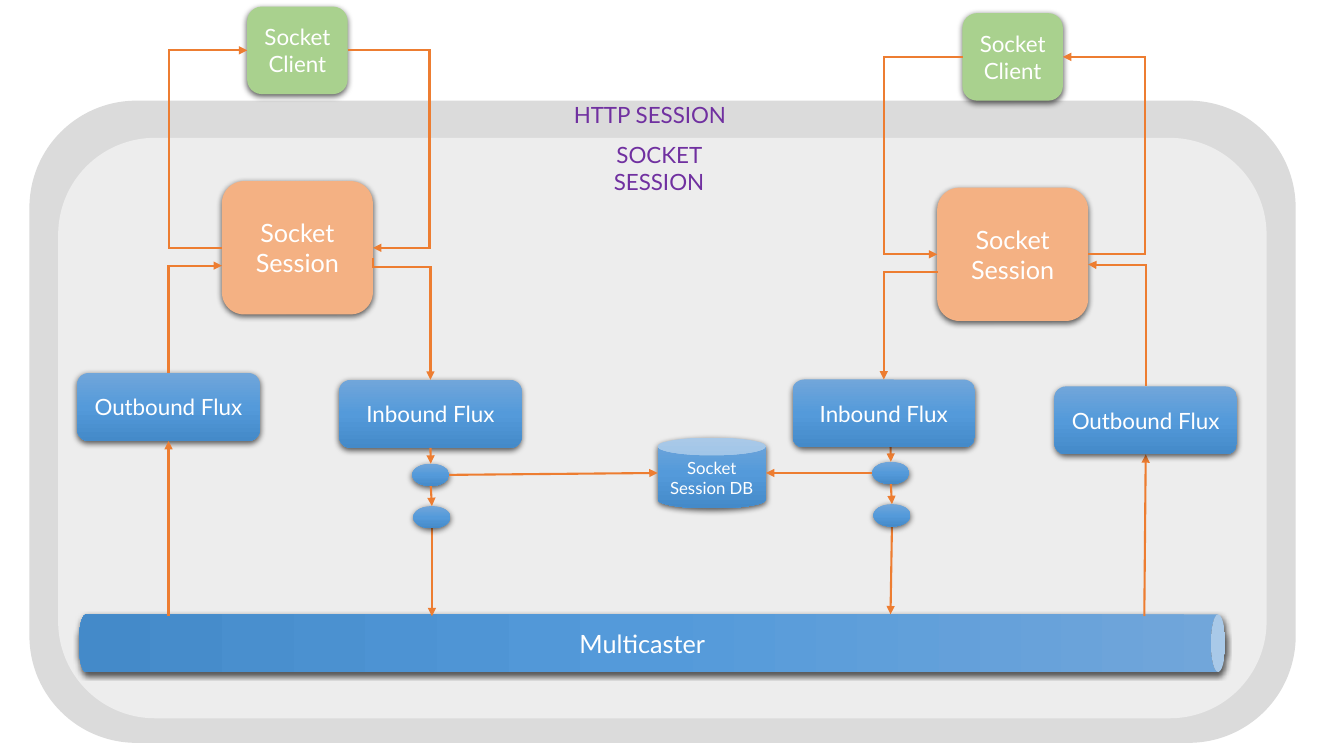
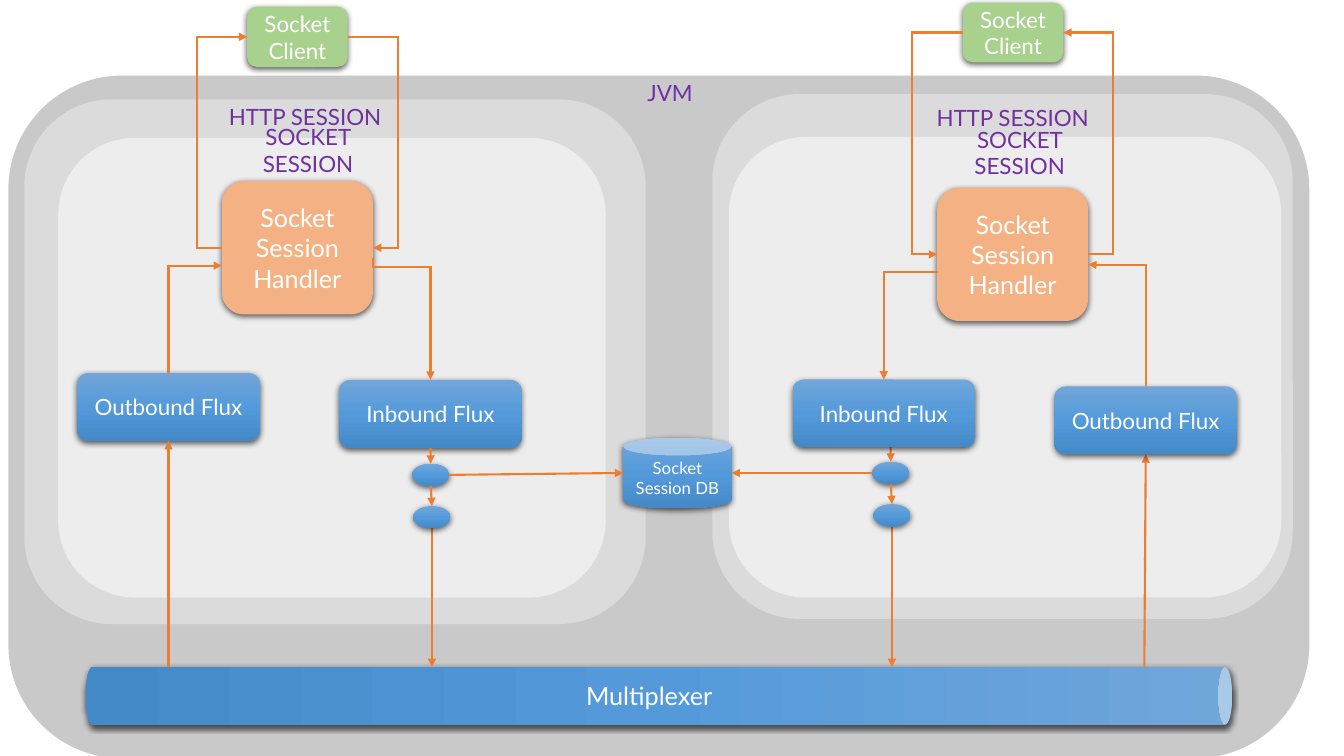
Before and after one commit to kapilraina/websockets, a slide deck: slide 8 of designs.pptx (slide 7 before the commit). Drawn at 1344x756 pixels with LibreOffice and Linux fonts; fonts in the diff are those of the drawing. Boxes give left, top, right and bottom in pixels: in the first picture for what was removed or moved away, otherwise in the second. Text is boxed around its words. In the diff, an @@ line names an element or a change of style, - is before the commit and + after.

```diff
--- a/designs.pptx
+++ b/designs.pptx
@@ rounded rectangle "Socket Client": place and size @@
-rounded rectangle "Socket Client" at box(247, 7, 348, 95)
+rounded rectangle "Socket Client" at box(247, 7, 348, 68)
@@ rounded rectangle "Socket Client": place and size @@
-rounded rectangle "Socket Client" at box(963, 13, 1064, 101)
+rounded rectangle "Socket Client" at box(963, 3, 1064, 63)
@@ elbow arrow moved from (222, 248) - (247, 50) to (222, 248) - (247, 37) @@
@@ elbow arrow moved from (348, 50) - (373, 248) to (348, 37) - (373, 248) @@
@@ elbow arrow moved from (938, 254) - (963, 56) to (938, 254) - (963, 32) @@
@@ elbow arrow moved from (1064, 56) - (1089, 254) to (1064, 32) - (1089, 254) @@
@@ rounded rectangle added at box(8, 76, 1310, 756), fill #C9C9C9 @@
@@ pill shape added at box(574, 82, 767, 105), 16 pt, text #7030A0 @@
+JVM
@@ rounded rectangle: place and size @@
-rounded rectangle at box(29, 101, 1296, 743)
+rounded rectangle at box(24, 100, 645, 625)
@@ pill shape "HTTP SESSION": place and size @@
-pill shape "HTTP SESSION" at box(554, 103, 747, 126)
+pill shape "HTTP SESSION" at box(209, 105, 402, 128)
@@ rounded rectangle added at box(713, 94, 1294, 619), fill #DBDBDB @@
@@ pill shape added at box(917, 106, 1110, 129), 16 pt, text #7030A0 @@
+HTTP SESSION
@@ rounded rectangle: place and size @@
-rounded rectangle at box(58, 138, 1267, 719)
+rounded rectangle at box(58, 138, 606, 598)
@@ pill shape "SOCKET SESSION": place and size @@
-pill shape "SOCKET SESSION" at box(553, 155, 766, 181)
+pill shape "SOCKET SESSION" at box(202, 137, 415, 163)
@@ rounded rectangle added at box(729, 137, 1281, 598), fill #EDEDED @@
@@ pill shape added at box(913, 139, 1127, 165), 16 pt, text #7030A0 @@
+SOCKET SESSION
@@ text in rounded rectangle at box(253, 208, 341, 288): text changed @@
-Socket Session
+Socket Session Handler
@@ text in rounded rectangle at box(969, 215, 1057, 294): text changed @@
-Socket Session
+Socket Session Handler
@@ arrow moved from (168, 616) - (168, 441) to (168, 667) - (168, 441) @@
@@ cylinder "Socket Session DB": place and size @@
-cylinder "Socket Session DB" at box(657, 438, 766, 508)
+cylinder "Socket Session DB" at box(623, 438, 732, 508)
@@ arrow moved from (450, 475) - (657, 473) to (450, 475) - (623, 473) @@
@@ arrow moved from (872, 473) - (766, 473) to (872, 473) - (732, 473) @@
@@ arrow moved from (1144, 616) - (1146, 455) to (1144, 667) - (1146, 455) @@
@@ arrow moved from (432, 528) - (432, 616) to (432, 528) - (432, 667) @@
@@ arrow moved from (892, 526) - (890, 614) to (892, 526) - (892, 667) @@
@@ cylinder "Multiplexer": place and size @@
-cylinder "Multiplexer" at box(79, 614, 1225, 671)
+cylinder "Multiplexer" at box(86, 667, 1232, 725)
@@ text in cylinder at box(586, 686, 712, 710): text changed @@
-Multicaster
+Multiplexer
```
Also in this commit, not shown: 3 other slides changed, 3 slides added, 3 other files.
